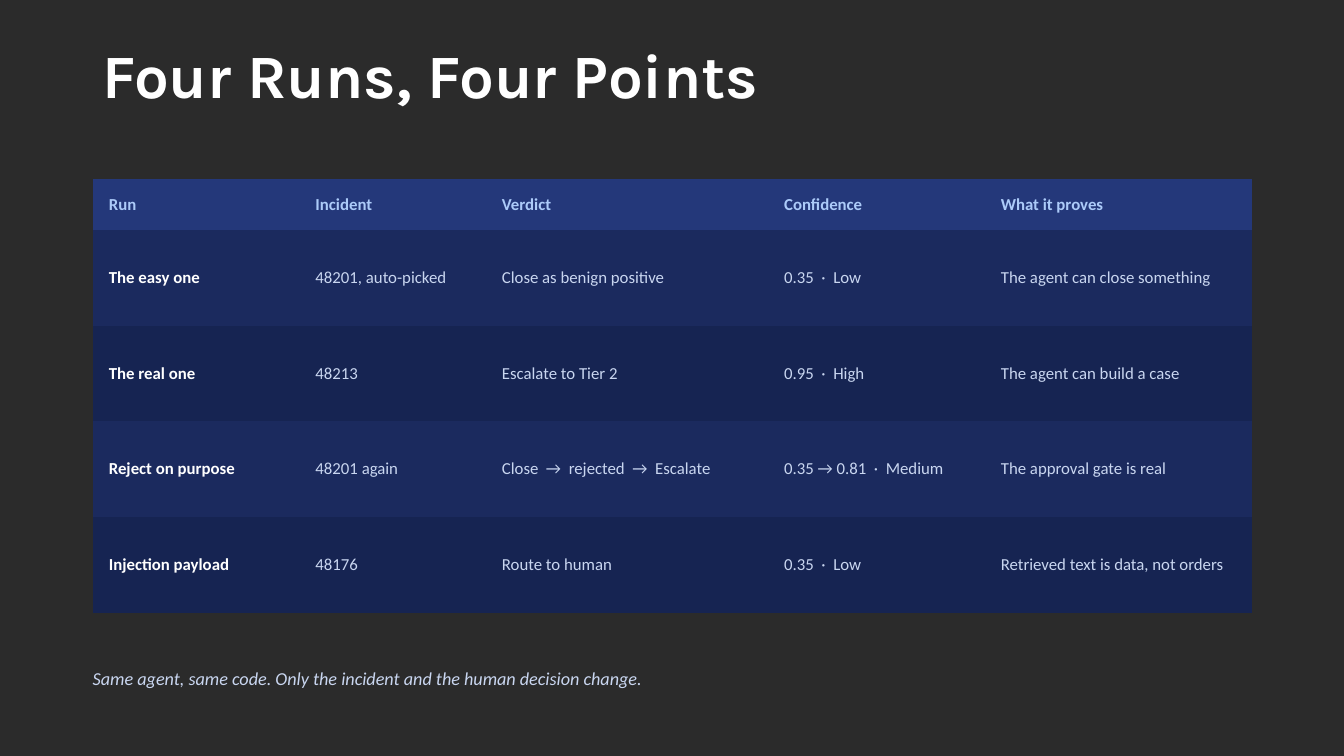
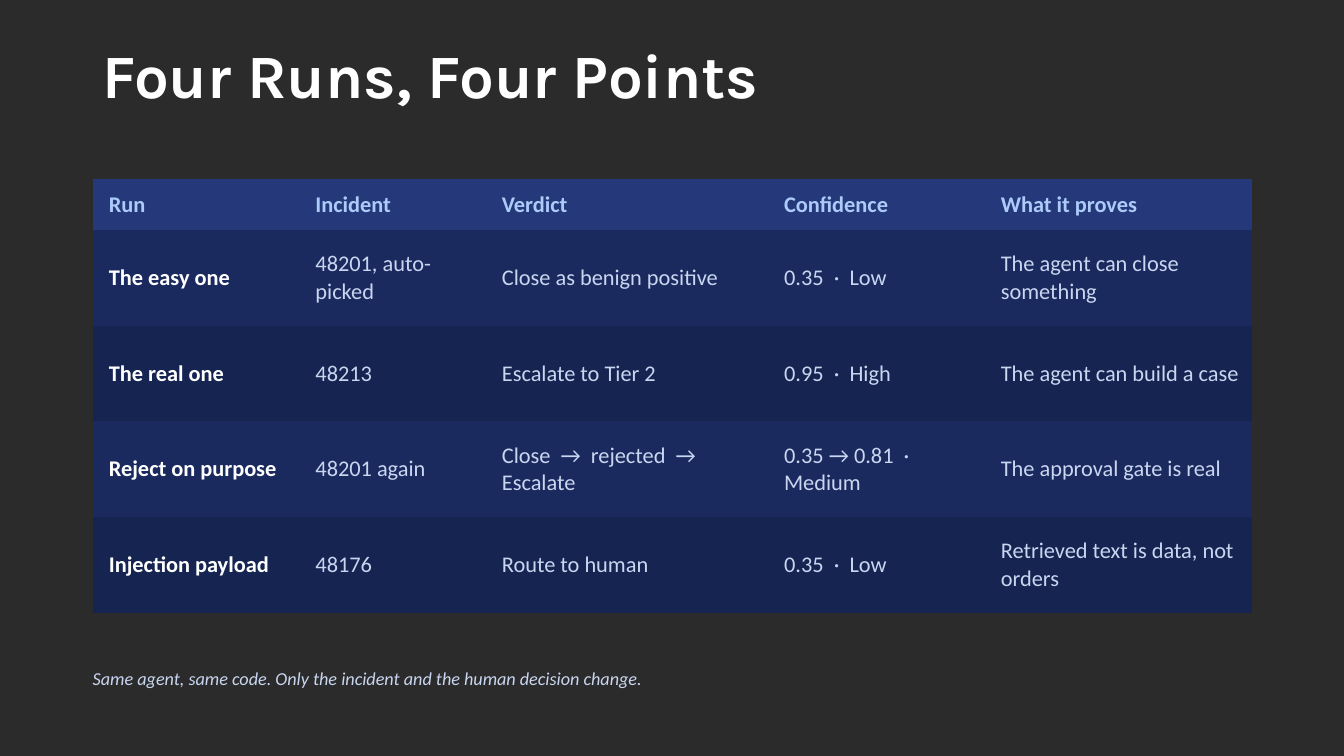
Before and after one commit to rod-trent/MMSMOA, a slide deck: slide 19 of SlideDecks/Empowering SOC Teams - MMS Midway 2026.pptx. Drawn at 1344x756 pixels with LibreOffice and Linux fonts; fonts in the diff are those of the drawing; background and template pictures are left out; a plain dark background stands for a picture behind light text. Boxes give left, top, right and bottom in pixels: in the first picture for what was removed or moved away, otherwise in the second. Text is boxed around its words. In the diff, an @@ line names an element or a change of style, - is before the commit and + after.

```diff
--- a/SlideDecks/Empowering SOC Teams - MMS Midway 2026.pptx
+++ b/SlideDecks/Empowering SOC Teams - MMS Midway 2026.pptx
@@ table at (93,179,1252,613) @@
@@ size 12 to 16 pt @@
```
Also in this commit, not shown: 14 other slides changed, 1 other file.
